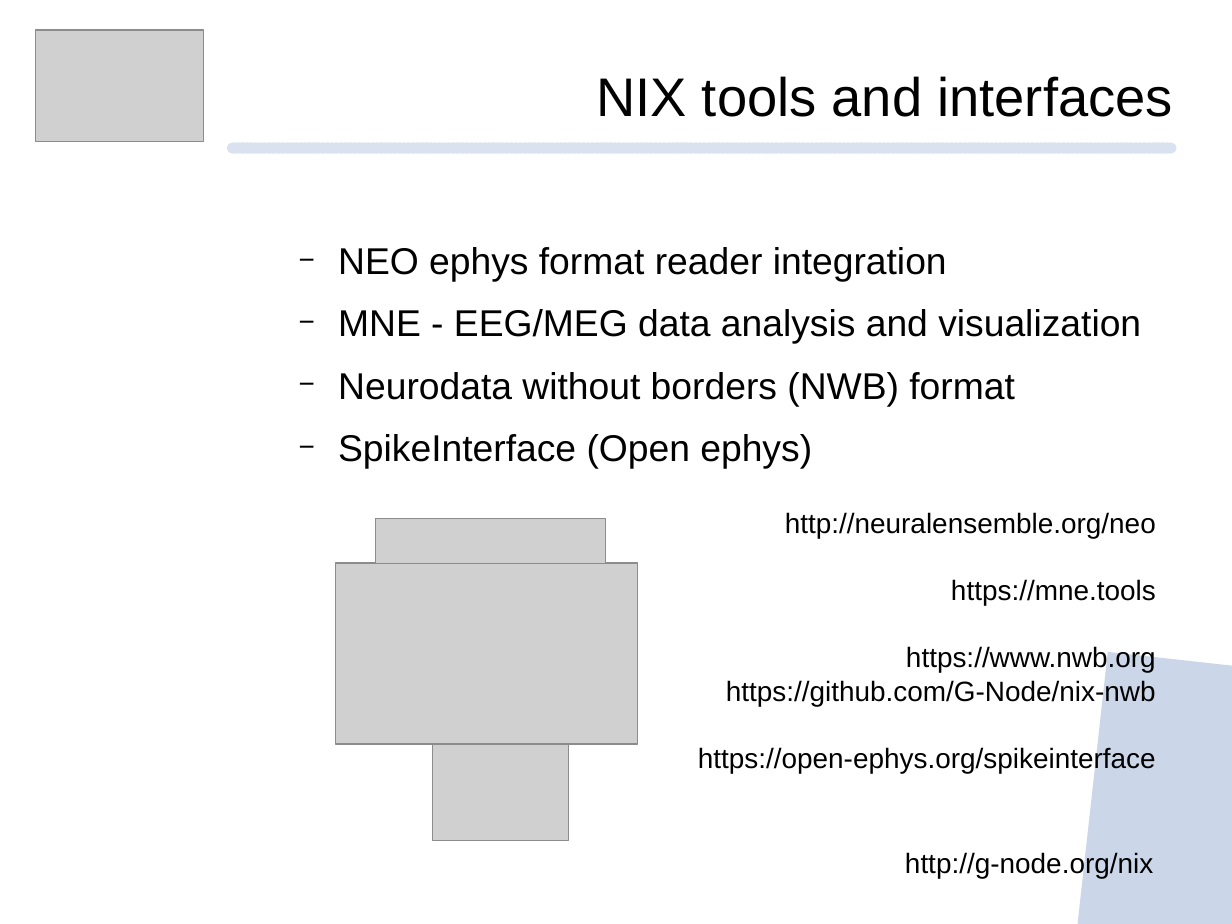
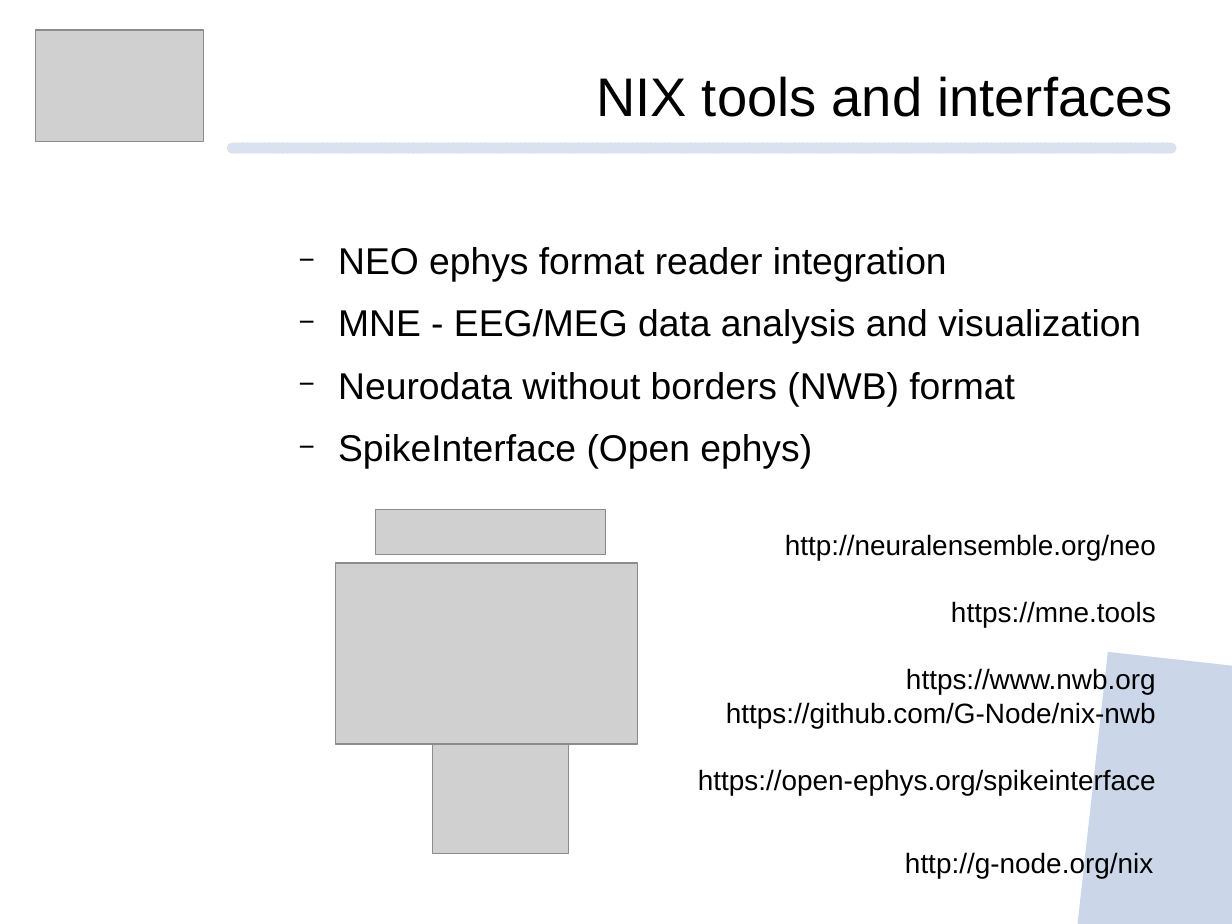
Before and after one commit to mpsonntag/prespost, a slide deck: slide 10 of 202009_BCCN_online/202009_BCCN_Online_conference.odp. Drawn at 1232x924 pixels with LibreOffice and Linux fonts; fonts in the diff are those of the drawing; grey boxes stand for pictures; background and template pictures are left out. Boxes give left, top, right and bottom in pixels: in the first picture for what was removed or moved away, otherwise in the second. Text is boxed around its words. In the diff, an @@ line names an element or a change of style, - is before the commit and + after.

```diff
--- a/202009_BCCN_online/202009_BCCN_Online_conference.odp
+++ b/202009_BCCN_online/202009_BCCN_Online_conference.odp
@@ picture: place and size @@
-picture at (376, 519, 606, 563)
+picture at (376, 510, 606, 555)
@@ text "http://neuralensemble.org/neo": place and size @@
-text "http://neuralensemble.org/neo" at (698, 512, 1156, 773)
+text "http://neuralensemble.org/neo" at (698, 534, 1156, 795)
@@ picture: place and size @@
-picture at (433, 704, 569, 841)
+picture at (433, 718, 569, 854)
```
Also in this commit, not shown: 4 other slides changed.
